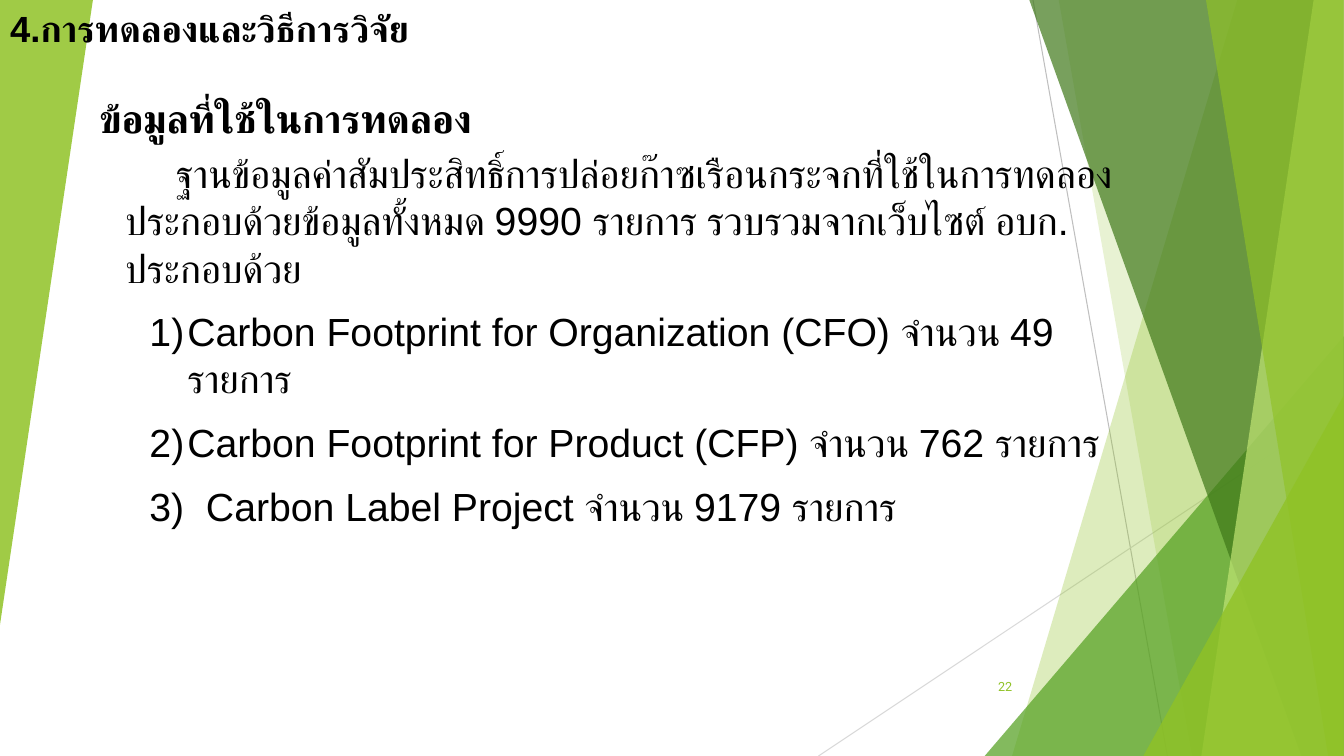
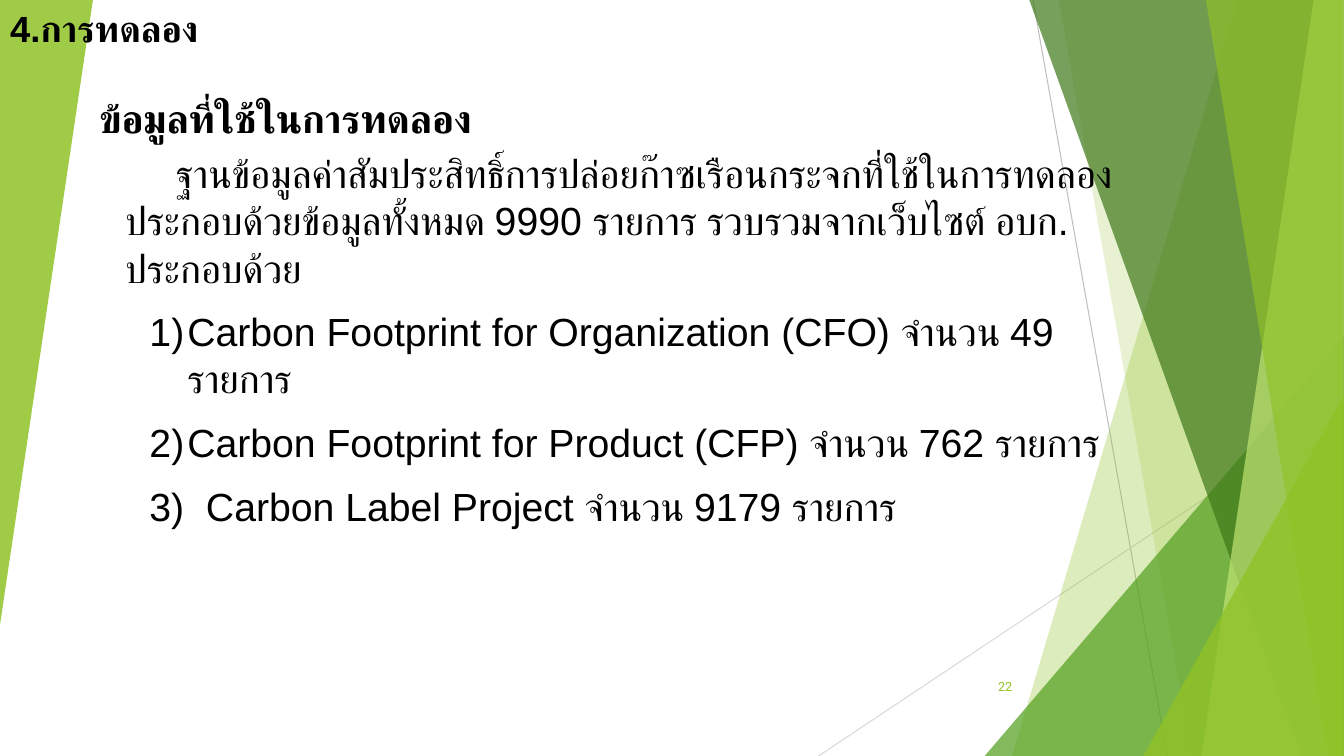
Before and after one commit to nanutnutna/thesis_ef, a slide deck: slide 22 of proposal/Now.pptx. Drawn at 1344x756 pixels with LibreOffice and Linux fonts; fonts in the diff are those of the drawing. Boxes give left, top, right and bottom in pixels: in the first picture for what was removed or moved away, otherwise in the second. Text is boxed around its words. In the diff, an @@ line names an element or a change of style, - is before the commit and + after.

```diff
--- a/proposal/Now.pptx
+++ b/proposal/Now.pptx
@@ title at (10, 13, 198, 49): text changed @@
-4.การทดลองและวิธีการวิจัย
+4.การทดลอง
```
Also in this commit, not shown: 6 other slides changed, 9 other files.
